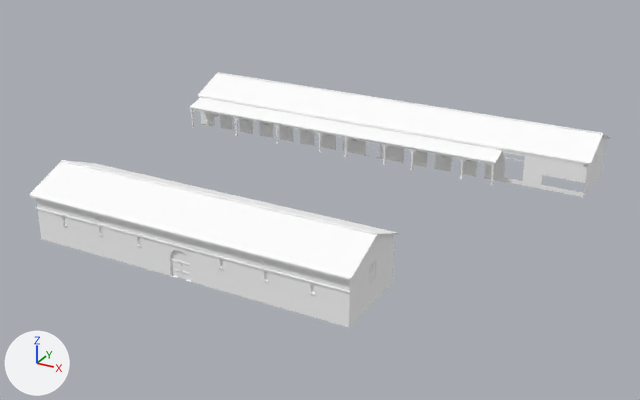
Renders of the glTF model games/yorimichi/assets/belmonte/meshes/SM_BM_BE_0_Stables.glb from each side of a commit.
Both versions are drawn from a 50 mm lens placed at (46.8, -91.5, 45.1), pointed at (-3.1, -0.7, -0.2). Lighting does not change. The marker at lower left points along +X, +Y and +Z. The picture after the commit comes second. Vertices at exactly the same position are counted once.

Names of what the first picture shows: 'SM_BM_BE_0_Stables'.
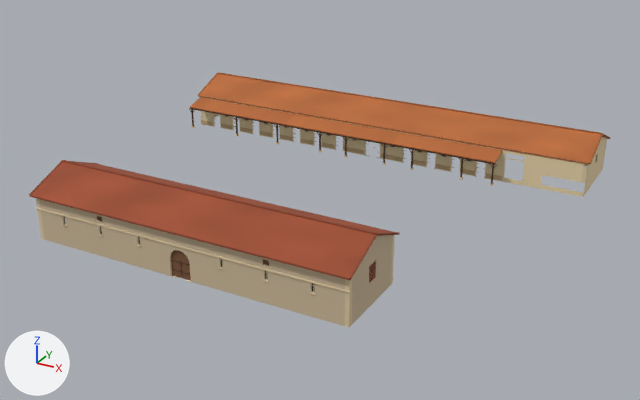
What the commit changed:
me_sm_be_0_stables has 12251 vertices, 18462 faces and spans x -34.4..26.4, y -26.6..28.1, z -0.3..7.7.
me_sm_be_0_stables is used by ob_sm_bm_be_0_stables; location (0.0, 0.0, 0.0).
me_sm_be_0_stables part 1: 14427 faces centred in x -34.0..26.0, y -26.1..27.6, z -0.3..6.7 are repainted in the vertex colours; the middle colour goes from white #ffffff to beige #dec9a3.
me_sm_be_0_stables part 2: 4035 faces centred in x -34.4..26.4, y -26.6..28.1, z -0.2..7.7 are repainted in the vertex colours; the middle colour goes from white #ffffff to brown #774e30.

Pixel boxes (x1, y1, x2, y2) of what changed, in the pictures (640 x 400 px):
part 1 of me_sm_be_0_stables, recoloured (white to beige): (36, 96, 607, 327) in both
part 2 of me_sm_be_0_stables, recoloured (white to brown): (29, 72, 611, 292) in both
